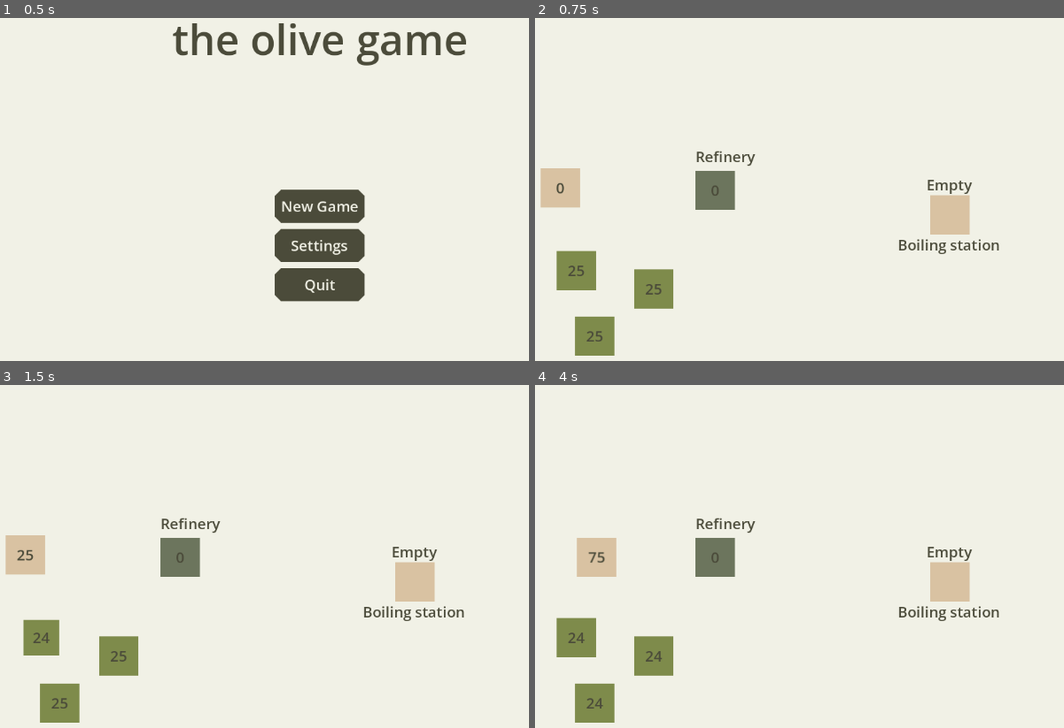
Above: before the commit, frames 1-4 (two rows, left to right).
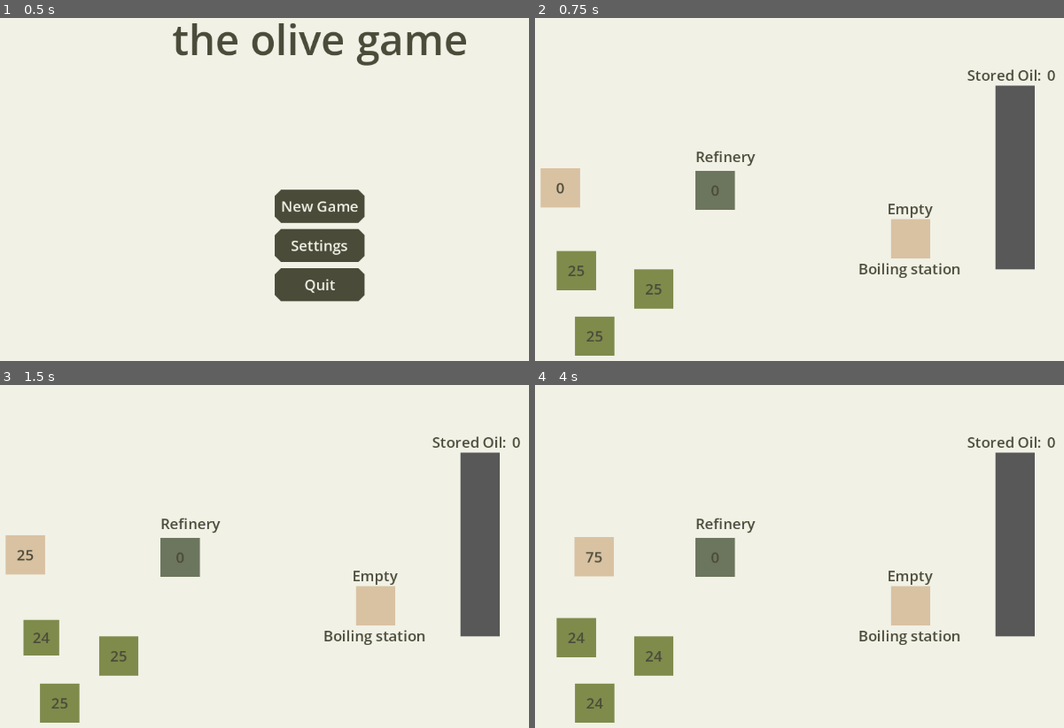
Above: after the commit, the same moments.

Repository: AntonioDell/mini-jam-203
Game: Godot game, scene res://main.tscn
Two runs of this game, one before a commit and one after it. Both use one fixed random seed, a clock stepped at 60 frames per second and the inputs below.
Inputs (mouse positions are in pixels of both pictures, inside the frame that each line leads up to):
- Up to frame 1 (0.5 s): no input
- Up to frame 2 (0.75 s): click "New Game" at 0.5 s
- Up to frame 3 (1.5 s): tap Enter at 1.25 s; move the mouse to (42, 638) at 1.27 s; click (42, 638) at 1.35 s
- Up to frame 4 (4 s): move the mouse to (651, 655) at 2.02 s; click (651, 655) at 2.1 s; tap Space at 2.75 s; move the mouse to (593, 703) at 2.77 s; click (593, 703) at 2.85 s; move the mouse to (561, 556) at 3.52 s; click (561, 556) at 3.6 s

Frame 1 is identical in both runs. In frame 2, 6.7% of the frame differs, in the area x 61-99%, y 14-76%; in frame 3, 6.7%; in frame 4, 7.0%, in the area x 7-99%, y 14-76%.

Commit message:
Add wall and oil pouring

Diff:
--- a/boiling/boiling_station.gd
+++ b/boiling/boiling_station.gd
@@ -14,6 +14,7 @@
 	var controller: BoilingStationController = get_tree().get_first_node_in_group("BoilingStationController")
 	controller.register_oil_barrel_destination(oil_barrel)
 
+	$ClickInputArea.input_area_clicked.connect(_on_input_area_clicked)
 	$BoilingStationView.setup(oil_barrel, heat_applied, controller.max_heating)
 	$BoilingStationHeatingIncrementer.setup(heat_applied, 10.0, controller.max_heating)
 
@@ -28,3 +29,7 @@
 
 func _on_heating_done():
 	oil_barrel.amount = 0
+
+func _on_input_area_clicked():
+	var wall_controller: WallController = get_tree().get_first_node_in_group("WallController")
+	wall_controller.try_transfer_heated_oil_to_destination(oil_barrel, heat_applied)
--- a/boiling/boiling_station.tscn
+++ b/boiling/boiling_station.tscn
@@ -4,6 +4,7 @@
 [ext_resource type="Script" uid="uid://c74c4jlxg4wv1" path="res://boiling/boiling_station_view.gd" id="1_rhyhh"]
 [ext_resource type="Theme" uid="uid://cnjgl72dvtjf4" path="res://theme.tres" id="2_ev050"]
 [ext_resource type="Script" uid="uid://dntnxsnbpww2" path="res://boiling/boiling_station_heating_incrementer.gd" id="2_fq6gp"]
+[ext_resource type="PackedScene" uid="uid://bswejc7ynxy08" path="res://click_input_area.tscn" id="5_ccy1n"]
 
 [sub_resource type="Curve" id="Curve_fq6gp"]
 _data = [Vector2(0, 0), 0.0, 1.4, 0, 0, Vector2(1, 1), 0.0, 0.0, 0, 0]
@@ -15,6 +16,9 @@
 
 [sub_resource type="GradientTexture2D" id="GradientTexture2D_fq6gp"]
 gradient = SubResource("Gradient_fvl80")
+
+[sub_resource type="RectangleShape2D" id="RectangleShape2D_lvmb7"]
+size = Vector2(64, 64)
 
 [node name="BoilingStation" type="Node2D" unique_id=1758307242]
 script = ExtResource("1_fvl80")
@@ -48,3 +52,8 @@
 fit_content = true
 horizontal_alignment = 1
 vertical_alignment = 1
+
+[node name="ClickInputArea" parent="." unique_id=719354934 instance=ExtResource("5_ccy1n")]
+
+[node name="CollisionShape2D" type="CollisionShape2D" parent="ClickInputArea" unique_id=98707497]
+shape = SubResource("RectangleShape2D_lvmb7")
--- a/boiling/boiling_station_controller.gd
+++ b/boiling/boiling_station_controller.gd
@@ -3,7 +3,6 @@
 
 
 @export var max_heating := 100
-
 
 var oil_barrel_destination: HolderResource
 
@@ -13,3 +12,6 @@
 func transfer_oil_barrel_to_boiler(oil_barrel: HolderResource):
 	oil_barrel_destination.amount += oil_barrel.amount
 	oil_barrel.amount = 0
+
+func can_accept_oil_barrel() -> bool:
+	return oil_barrel_destination.amount == 0
--- a/click_input_area.gd
+++ b/click_input_area.gd
@@ -3,11 +3,27 @@
 
 
 signal input_area_clicked
+signal input_area_released
+
+func _ready():
+	mouse_entered.connect(func(): is_mouse_hovering = true)
+	mouse_exited.connect(func():
+		is_mouse_hovering = false
+		if is_click_in_progress:
+			input_area_released.emit()
+		is_click_in_progress = false
+	)
 
 
-func _ready():
-	input_event.connect(_on_input_event)
+var is_mouse_hovering = false
+var is_click_in_progress = false
 
-func _on_input_event(_viewport: Node, event: InputEvent, _shape_idx: int):
-	if event is InputEventMouseButton and (event as InputEventMouseButton).pressed:
+func _process(delta):
+	if not is_mouse_hovering: return
+
+	if Input.is_action_just_pressed("interact"):
 		input_area_clicked.emit()
+		is_click_in_progress = true
+	elif is_click_in_progress and Input.is_action_just_released("interact"):
+		input_area_released.emit()
+		is_click_in_progress = false
--- a/holder_resource.gd
+++ b/holder_resource.gd
@@ -4,10 +4,12 @@
 
 signal amount_changed(new_value: int)
 signal amount_change_failed
+signal amount_delta(new_value: int, old_value: int)
 
 
 @export var amount: int = 0:
 	set(value):
+		amount_delta.emit(value, amount)
 		amount = value
 		amount_changed.emit(amount)
 
--- a/level.tscn
+++ b/level.tscn
@@ -6,9 +6,11 @@
 [ext_resource type="PackedScene" uid="uid://dl4d6w6yy6jvs" path="res://olive_collection/olive_tree.tscn" id="2_vonw3"]
 [ext_resource type="Script" uid="uid://dr2xkieskyly1" path="res://holder_resource.gd" id="3_oi3di"]
 [ext_resource type="PackedScene" uid="uid://b1rosb3f76rkd" path="res://boiling/boiling_station_controller.tscn" id="4_8cye3"]
+[ext_resource type="PackedScene" uid="uid://bpgkxqylobu5h" path="res://wall/wall_controller.tscn" id="5_2orkt"]
 [ext_resource type="PackedScene" uid="uid://dnhpqe5uidffi" path="res://travel/olive_transporter.tscn" id="5_f2txt"]
 [ext_resource type="PackedScene" uid="uid://rk807chw8e65" path="res://oil_refinery/oil_refinery.tscn" id="7_n6hdu"]
 [ext_resource type="PackedScene" uid="uid://ci4gdrt0lv6yn" path="res://boiling/boiling_station.tscn" id="9_8cye3"]
+[ext_resource type="PackedScene" uid="uid://cyo02kph1qupo" path="res://wall/wall.tscn" id="10_8cye3"]
 
 [sub_resource type="Gradient" id="Gradient_f2txt"]
 offsets = PackedFloat32Array(0.8429561)
@@ -42,7 +44,7 @@
 
 [sub_resource type="Curve2D" id="Curve2D_8cye3"]
 _data = {
-"points": PackedVector2Array(0, 0, 0, 0, 459, 382, 0, 0, 0, 0, 660, 409)
+"points": PackedVector2Array(0, 0, 0, 0, 432, 400, 0, 0, 0, 0, 548, 461)
 }
 point_count = 2
 
@@ -59,6 +61,8 @@
 [node name="OliveCollectionController" parent="." unique_id=1931790365 instance=ExtResource("2_0b4ue")]
 
 [node name="BoilingStationController" parent="." unique_id=1168486281 instance=ExtResource("4_8cye3")]
+
+[node name="WallController" parent="." unique_id=296820452 instance=ExtResource("5_2orkt")]
 
 [node name="OliveTreePlacement" parent="." unique_id=1680221023 instance=ExtResource("2_vonw3")]
 position = Vector2(122, 499)
@@ -85,4 +89,7 @@
 curve = SubResource("Curve2D_8cye3")
 
 [node name="BoilingStation" parent="." unique_id=1758307242 instance=ExtResource("9_8cye3")]
-position = Vector2(730, 408)
+position = Vector2(666, 447)
+
+[node name="Wall" parent="." unique_id=2078438762 instance=ExtResource("10_8cye3")]
+position = Vector2(836, 347)
--- a/oil_refinery/oil_refinery_controller.gd
+++ b/oil_refinery/oil_refinery_controller.gd
@@ -24,6 +24,8 @@
 		olive_source.amount_change_failed.emit()
 
 func refine_oil():
+	var boiling_station_controller: BoilingStationController = get_tree().get_first_node_in_group("BoilingStationController")
+	if not boiling_station_controller.can_accept_oil_barrel(): return
 	if refinery.olives.amount < refinery_capacity: return
 
 	var obt = oil_barrel_transporter_scene.instantiate()
--- a/project.godot
+++ b/project.godot
@@ -30,6 +30,15 @@
 OliveCollectionController=""
 OilRefineryController=""
 BoilingStationController=""
+WallController=""
+
+[input]
+
+interact={
+"deadzone": 0.2,
+"events": [Object(InputEventMouseButton,"resource_local_to_scene":false,"resource_name":"","device":-1,"window_id":0,"alt_pressed":false,"shift_pressed":false,"ctrl_pressed":false,"meta_pressed":false,"button_mask":0,"position":Vector2(0, 0),"global_position":Vector2(0, 0),"factor":1.0,"button_index":1,"canceled":false,"pressed":false,"double_click":false,"script":null)
+]
+}
 
 [physics]
 
--- /dev/null
+++ b/wall/wall.gd
@@ -0,0 +1,17 @@
+class_name Wall
+extends Node2D
+
+
+var oil_storage := HolderResource.new()
+
+
+func _ready():
+	oil_storage = GlobalSaveGameController.register_holder_resource(name, oil_storage)
+
+	var controller: WallController = get_tree().get_first_node_in_group("WallController")
+	controller.register_oil_storage(oil_storage)
+
+	$WallView.setup(oil_storage)
+	$WallPourOilDecrementer.setup(oil_storage, controller.time_to_max_flow_rate, controller.max_flow_rate)
+	$ClickInputArea.input_area_clicked.connect($WallPourOilDecrementer.start_pouring)
+	$ClickInputArea.input_area_released.connect($WallPourOilDecrementer.stop_pouring)
--- /dev/null
+++ b/wall/wall.tscn
@@ -0,0 +1,58 @@
+[gd_scene format=3 uid="uid://cyo02kph1qupo"]
+
+[ext_resource type="Script" uid="uid://dwk6es4p40trf" path="res://wall/wall.gd" id="1_sef87"]
+[ext_resource type="Script" uid="uid://b83aoonfknm8h" path="res://wall/wall_pour_oil_decrementer.gd" id="2_1w5xe"]
+[ext_resource type="PackedScene" uid="uid://bswejc7ynxy08" path="res://click_input_area.tscn" id="2_6wk7l"]
+[ext_resource type="Script" uid="uid://blubm2go7jos6" path="res://wall/wall_view.gd" id="3_8s4k5"]
+[ext_resource type="Theme" uid="uid://cnjgl72dvtjf4" path="res://theme.tres" id="3_qswlj"]
+
+[sub_resource type="Curve" id="Curve_1w5xe"]
+_data = [Vector2(0, 0), 0.0, 0.0, 0, 0, Vector2(1, 1), 1.4, 0.0, 0, 0]
+point_count = 2
+
+[sub_resource type="Gradient" id="Gradient_sef87"]
+offsets = PackedFloat32Array(0.28486648)
+colors = PackedColorArray(0.34781694, 0.34781697, 0.3478169, 1)
+
+[sub_resource type="GradientTexture2D" id="GradientTexture2D_6wk7l"]
+gradient = SubResource("Gradient_sef87")
+height = 300
+
+[node name="Wall" type="Node2D" unique_id=2078438762]
+script = ExtResource("1_sef87")
+
+[node name="WallPourOilDecrementer" type="Node" parent="." unique_id=1277656880]
+script = ExtResource("2_1w5xe")
+accelleration_curve = SubResource("Curve_1w5xe")
+
+[node name="WallView" type="Sprite2D" parent="." unique_id=363176901]
+texture = SubResource("GradientTexture2D_6wk7l")
+script = ExtResource("3_8s4k5")
+
+[node name="Label" type="RichTextLabel" parent="WallView" unique_id=2117384614]
+offset_left = -78.0
+offset_top = -184.0
+offset_right = 43.0
+offset_bottom = -150.0
+theme = ExtResource("3_qswlj")
+text = "Stored Oil:"
+fit_content = true
+autowrap_mode = 0
+horizontal_alignment = 1
+vertical_alignment = 1
+
+[node name="StoredOilCount" type="RichTextLabel" parent="WallView" unique_id=848544281]
+offset_left = 52.0
+offset_top = -184.0
+offset_right = 87.0
+offset_bottom = -150.0
+theme = ExtResource("3_qswlj")
+text = "0"
+fit_content = true
+autowrap_mode = 0
+vertical_alignment = 1
+
+[node name="ClickInputArea" parent="." unique_id=719354934 instance=ExtResource("2_6wk7l")]
+
+[node name="CollisionPolygon2D" type="CollisionPolygon2D" parent="ClickInputArea" unique_id=2021136216]
+polygon = PackedVector2Array(-32, -150, -32, 150, 32, 150, 32, -150)
--- /dev/null
+++ b/wall/wall_controller.gd
@@ -0,0 +1,22 @@
+class_name WallController
+extends Node
+
+
+@export var oil_per_barrel := 100
+@export var max_flow_rate := 10
+@export var time_to_max_flow_rate := 5.0
+
+var oil_storage: HolderResource
+
+
+func register_oil_storage(oil_storage: HolderResource):
+	self.oil_storage = oil_storage
+
+func try_transfer_heated_oil_to_destination(oil_barrel: HolderResource, heat_applied: HolderResource):
+	if heat_applied.amount < 50:
+		# TODO: Show not enough heat
+		return
+	oil_storage.amount += oil_barrel.amount * oil_per_barrel
+	oil_barrel.amount = 0
+	# TODO: Currently we don't care about the heat -> this needs to change
+	heat_applied.amount = 0
--- /dev/null
+++ b/wall/wall_controller.tscn
@@ -0,0 +1,6 @@
+[gd_scene format=3 uid="uid://bpgkxqylobu5h"]
+
+[ext_resource type="Script" uid="uid://ndvk7olmtqm4" path="res://wall/wall_controller.gd" id="1_3fy48"]
+
+[node name="WallController" type="Node" unique_id=296820452 groups=["WallController"]]
+script = ExtResource("1_3fy48")
--- /dev/null
+++ b/wall/wall_pour_oil_decrementer.gd
@@ -0,0 +1,44 @@
+extends Node
+
+
+@export var accelleration_curve: Curve
+
+
+var oil_storage: HolderResource
+var is_pouring := false
+var time_to_max_flow_rate: float
+var max_flow_rate: float
+var time_since_start = 0.0
+
+@warning_ignore("shadowed_variable")
+func setup(oil_storage: HolderResource, time_to_max_flow_rate: float, max_flow_rate: int):
+	self.oil_storage = oil_storage
+	self.time_to_max_flow_rate = time_to_max_flow_rate
+	self.max_flow_rate = max_flow_rate
+
+func start_pouring():
+	is_pouring = true
+
+func stop_pouring():
+	is_pouring = false
+	time_since_last_pour = 0
+	time_between_pours = 0
+	time_since_start = 0
+
+var time_between_pours: float = 0.0
+var time_since_last_pour: float = 0.0
+func _process(delta):
+	if not is_pouring: return
+
+	var curve_sample = clampf(accelleration_curve.sample(inverse_lerp(0.0, time_to_max_flow_rate, time_since_start)), 0, 1)
+	var current_flow_rate = max_flow_rate * curve_sample
+
+	if time_since_last_pour >= time_between_pours:
+		oil_storage.amount -= 1
+		if oil_storage.amount == 0:
+			stop_pouring()
+		time_since_last_pour = 0.0
+
+	time_between_pours = 1.0 / current_flow_rate
+	time_since_last_pour += delta
+	time_since_start += delta
--- /dev/null
+++ b/wall/wall_view.gd
@@ -0,0 +1,13 @@
+extends Sprite2D
+
+
+var oil_storage: HolderResource
+
+
+func setup(oil_storage: HolderResource):
+	self.oil_storage = oil_storage
+	oil_storage.amount_changed.connect(_update_display)
+	_update_display()
+
+func _update_display(_x: int = 0):
+	$StoredOilCount.text = "%s" % oil_storage.amount
Not shown, added: wall/wall.gd.uid
Not shown, added: wall/wall_controller.gd.uid
Not shown, added: wall/wall_pour_oil_decrementer.gd.uid
Not shown, added: wall/wall_view.gd.uid
